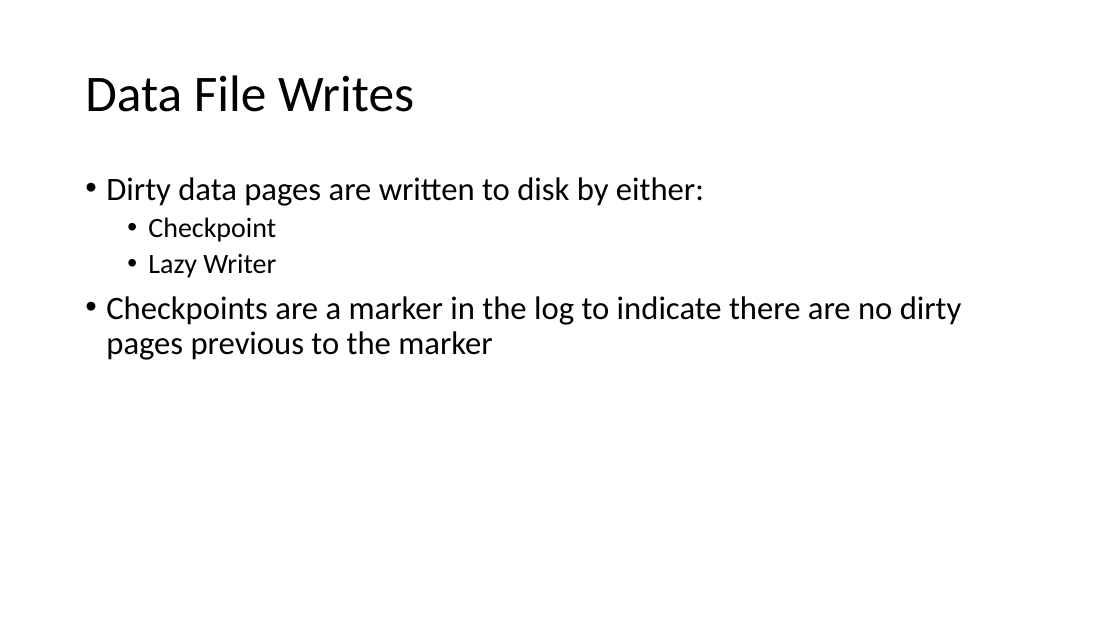
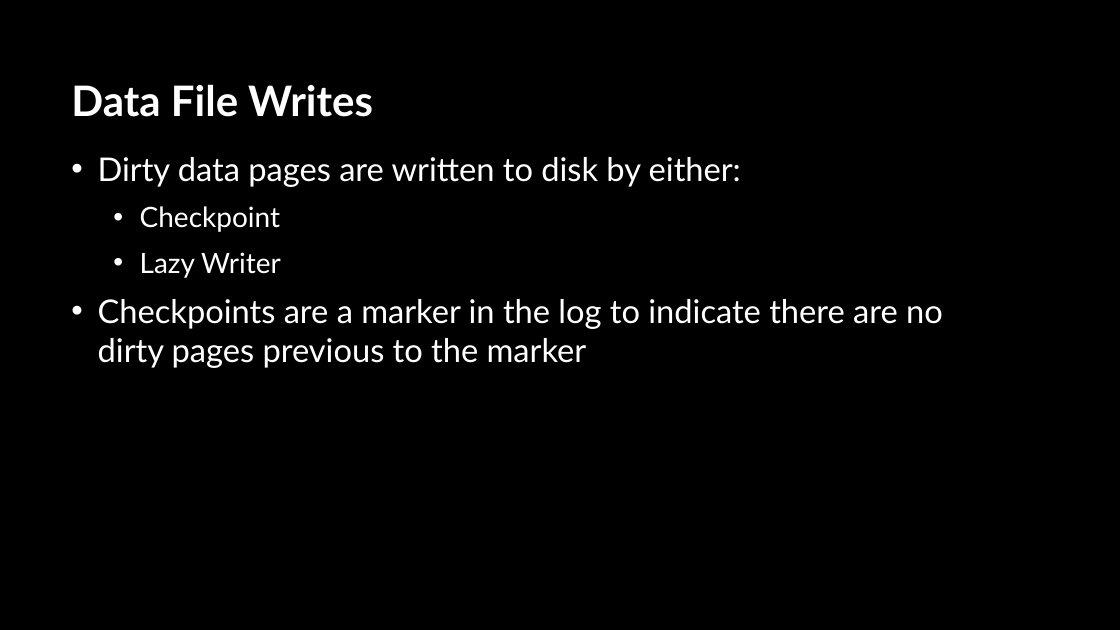
Before and after one commit to sabinio/SQLTraining, a slide deck: slide 18 of Slides/1. Logging.pptx (slide 9 before the commit). Drawn at 1120x630 pixels with LibreOffice and Linux fonts; fonts in the diff are those of the drawing; background and template pictures are left out. Boxes give left, top, right and bottom in pixels: in the first picture for what was removed or moved away, otherwise in the second. Text is boxed around its words. In the diff, an @@ line names an element or a change of style, - is before the commit and + after.

```diff
--- a/Slides/1. Logging.pptx
+++ b/Slides/1. Logging.pptx
@@ background #FFFFFF to picture (left out) @@
@@ title "Data File Writes" moved from (x1=85, y1=75, x2=414, y2=112) to (x1=71, y1=84, x2=373, y2=117) @@
@@ title "Data File Writes" at (x1=71, y1=84, x2=373, y2=117): size 44 to 36 pt, font Calibri to Lato, text colour #000000 to #FFFFFF, bold on; line spacing 0.9 to 1 @@
@@ text "Dirty data pages are written ..." moved from (x1=106, y1=177, x2=962, y2=360) to (x1=98, y1=157, x2=943, y2=368) @@
@@ text "Dirty data pages are written ..." at (x1=98, y1=157, x2=943, y2=368): font Calibri to Lato, text colour #000000 to #FFFFFF; indent changed; line spacing 0.9 to 1; more space between paragraphs @@
```
Also in this commit, not shown: 15 other slides changed, 20 slides added, 1 slide removed.
